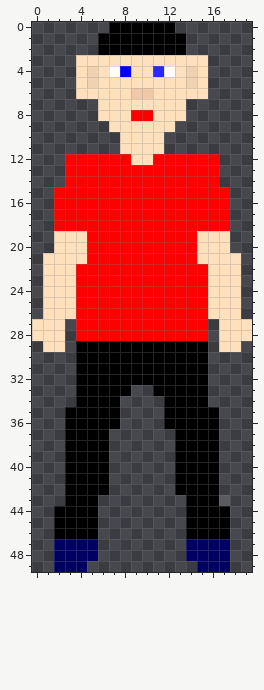
Two versions of one pixel-art sprite, lib/Person.png. Above, as it was before the edit.
The file is 20x50 pixels. Colours within 5 levels of each other are drawn and written as one.
New version:
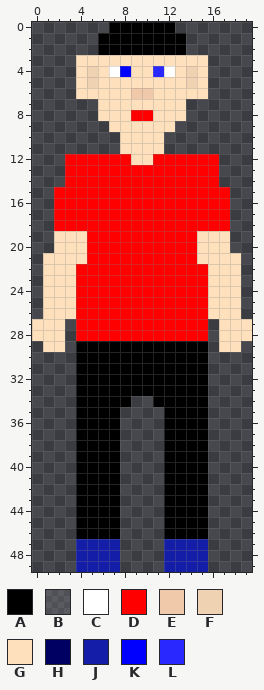
Palette (. is transparent): A #000000  B #c9c9c926  C #ffffff  D #ff0000  E #f0c8aa  F #efd2b1  G #ffe0bd  H #000063  J #131da8  K #0000ff  L #2929ff
Difference:
Changed rows in their new state; - is an unchanged pixel.
first column x 2:
33 -------AA-------
34 ------A--A------
35 -.------------.-
36 -.------------.-
37 -.---A----A---.-
38 -.---A----A---.-
39 -.---A----A---.-
40 -.---A----A---.-
41 -.---A----A---.-
42 -.---A----A---.-
43 -.--AA----AA--..
44 ..--AA----AA--..
45 ..--AA----AA--..
46 ..--AA----AA--..
47 ..JJJJ----JJJJ..
48 ..JJJJ----JJJJ..
49 ..JJJJ----JJJJ..
Changed places in both pictures, as pixel boxes (x1, y1, x2, y2):
changed: (54, 385, 230, 572)
